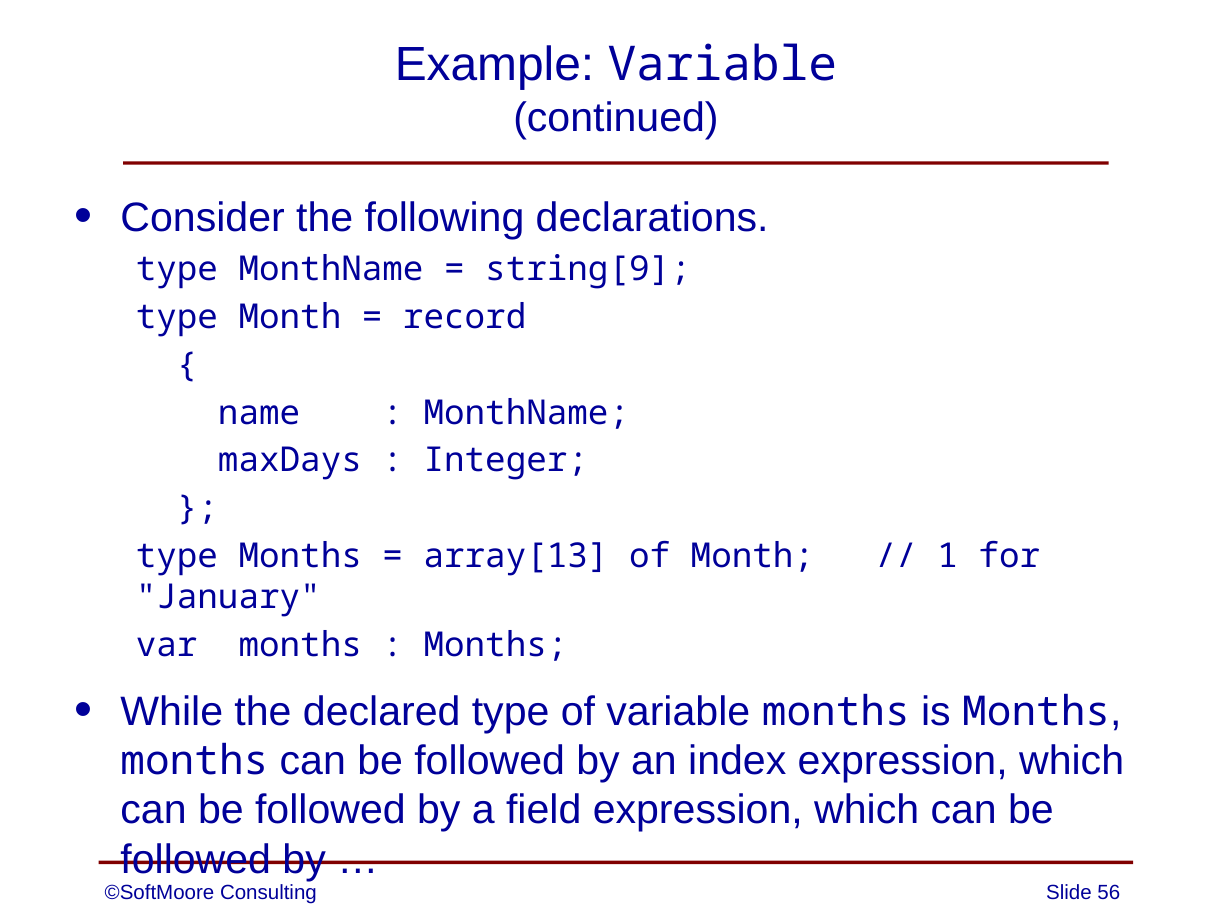
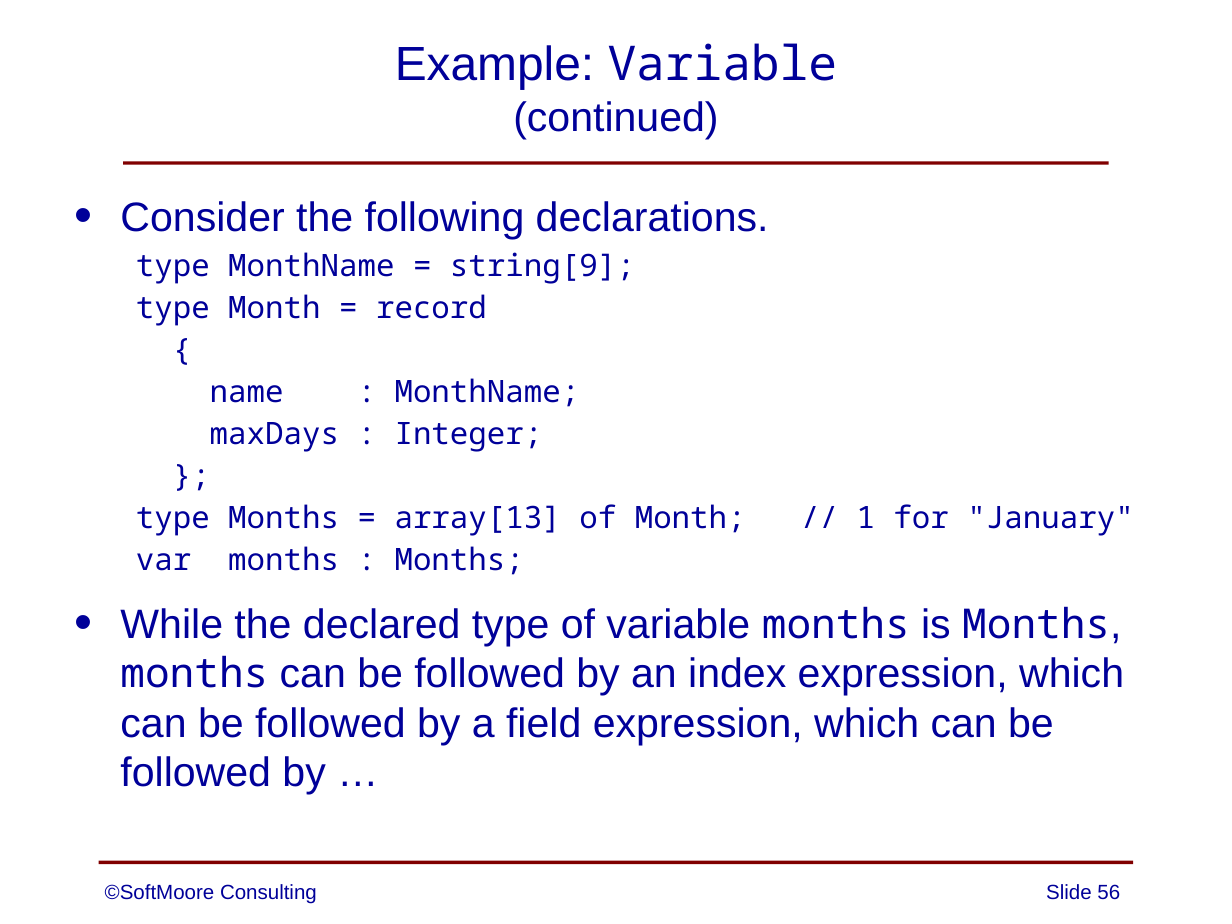
Before and after one commit to SoftMoore/CPRL-Java-3rd, a slide deck: slide 56 of PowerPoints/08 - Abstract Syntax Trees.pptx. Drawn at 1232x924 pixels with LibreOffice and Linux fonts; fonts in the diff are those of the drawing. Boxes give left, top, right and bottom in pixels: in the first picture for what was removed or moved away, otherwise in the second. Text is boxed around its words. In the diff, an @@ line names an element or a change of style, - is before the commit and + after.

```diff
--- a/PowerPoints/08 - Abstract Syntax Trees.pptx
+++ b/PowerPoints/08 - Abstract Syntax Trees.pptx
@@ text at box(136, 252, 1133, 536): size 20 to 18 pt in "type MonthName = string[9];", "type Month = record", "{", "name : MonthName;" and 4 more places; less space between paragraphs @@
```
Also in this commit, not shown: 13 other slides changed.
